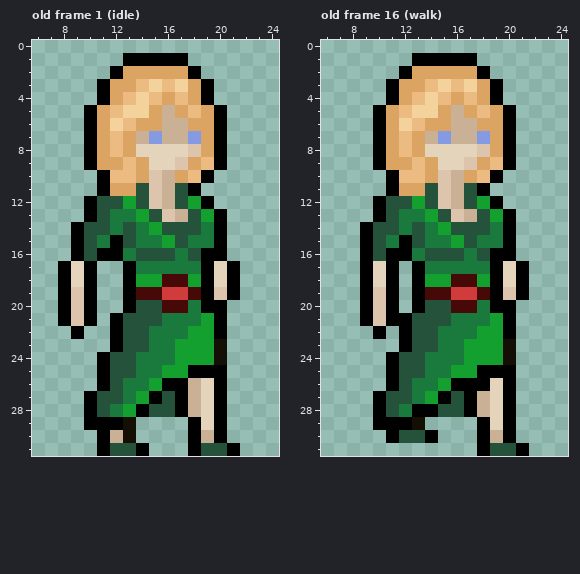
File history of a pixel-art file, Assets/Art/Sprites/wizard.ase. The first picture shows the starting point.
32x32 pixels, 38 frames. Shown: old frame 1 (idle): x 6..24, y 0..31; old frame 16 (walk): x 6..24, y 0..31. The commit also changed other frames, which this record leaves out.
The same view after the edit:
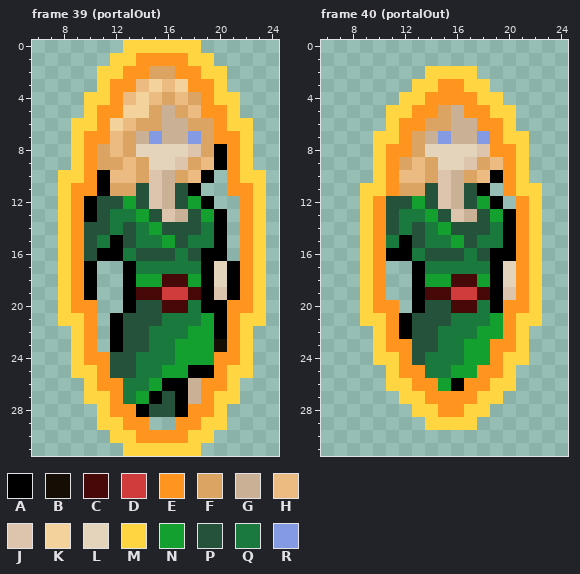
Palette (. is transparent): A #000000  B #140e05  C #470808  D #d03c3c  E #ff951f  F #dba463  G #cab196  H #ebbb82  J #dcc5ac  K #f4d29c  L #e4d4bb  M #ffd541  N #14a02e  P #24523b  Q #1a7a3e  R #849be4
A new or re-ordered frame is compared with the old frame closest to it.
Change:
frames 38 -> 46
layer "Effects" added
--- frame 39 (portalOut) is new; against old frame 1 (idle), layers "Effects", "char"
@@ x 6..24 @@
- 0 ...................
- 1 .......AAAAA.......
- 2 ......AFFFFFA......
- 3 .....AFFHKHKFA.....
- 4 .....AFHKHFHFA.....
- 5 ....AFHKKFGFHFA....
- 6 ....AFKHFFGGFFA....
- 7 ....AFHFGRGGRFA....
- 8 ....AFHFLLLLJFA....
- 9 ....AFFHFLLJFHA....
-10 .....AHHFJGFHA.....
-11 .....AFFPJGPA......
-12 ....APPNPJGPNA.....
-13 ....APQQNPJGPNA....
-14 ...APPQPQNPPPQA....
-15 ...APQAPQQNPQQA....
-16 ...APAAQPPPQPAA....
-17 ..ALA..AQQQQQALA...
-18 ..ALA..ANNCCNALA...
-19 ..AJA..ACCDDCAJA...
-20 ..AJA..APPCCQAA....
-21 ..AJA.APPPQQQNA....
-22 ...A..APPQQQNNA....
-23 ......APPQQNNNB....
-24 .....APPQQQNNNB....
-25 .....APPQQNNAAA....
-26 .....APQQNAAGLA....
-27 ....APPQNAPAGLA....
-28 ....APQNAPPAGLA....
-29 ....AAAB....ALA....
-30 .....AGB....AGA....
-31 .....APPA...APPA...
+ 0 .......MMMMMM......
+ 1 ......MMEEEEMM.....
+ 2 .....MMEEFFEEMM....
+ 3 .....MEEHKHKEEM....
+ 4 ....MMEHKHFHFEMM...
+ 5 ....MEEKKFGFHEEM...
+ 6 ...MMEKHFFGGFFEMM..
+ 7 ...MEEHFGRGGRFEEM..
+ 8 ...MEFHFLLLLJFAEM..
+ 9 ...MEFFHFLLJFHAEM..
+10 ..MMEAHHFJGFHA.EMM.
+11 ..MEEAFFPJGPA..EEM.
+12 ..MEAPPNPJGPNA..EM.
+13 ..MEAPQQNPJGPNA.EM.
+14 ..MEPPQPQNPPPQA.EM.
+15 ..MEPQAPQQNPQQA.EM.
+16 ..MEPAAQPPPQPAA.EM.
+17 ..MEA..AQQQQQALAEM.
+18 ..MEA..ANNCCNALAEM.
+19 ..MEA..ACCDDCAJAEM.
+20 ..MEE..APPCCQAAEEM.
+21 ..MME.APPPQQQNAEMM.
+22 ...ME.APPQQQNNAEM..
+23 ...ME.APPQQNNNBEM..
+24 ...MEEPPQQQNNNEEM..
+25 ...MMEPPQQNNAAEMM..
+26 ....MEEQQNAAGEEM...
+27 ....MMEQNAPAGEMM...
+28 .....MEEAPPAEEM....
+29 .....MMEE..EEMM....
+30 ......MMEEEEMM.....
+31 .......MMMMMM......
--- frame 40 (portalOut) is new; against old frame 16 (walk), layers "Effects", "char"
@@ x 6..24 @@
  0 ...................
- 1 .......AAAAA.......
- 2 ......AFFFFFA......
- 3 .....AFFHKHKFA.....
- 4 .....AFHKHFHFA.....
- 5 ....AFHKKFGFHFA....
- 6 ....AFKHFFGGFFA....
- 7 ....AFHFGRGGRFA....
- 8 ....AFHFLLLLJFA....
- 9 ....AFFHFLLJFHA....
-10 .....AHHFJGFHA.....
-11 .....AFFPJGPA......
-12 ....APPNPJGPNA.....
-13 ....APQQNPJGPNA....
-14 ...APPQPQNPPPQA....
-15 ...APQAPQQNPQQA....
-16 ...APAAQPPPQPAA....
-17 ...ALA.AQQQQQALA...
-18 ...ALA.ANNCCNALA...
-19 ...AJA.ACCDDCAJA...
-20 ...AJA.APPCCQAA....
-21 ...AJAAPPPQQQNA....
-22 ....A.APPQQQNNA....
-23 ......APPQQNNNB....
-24 .....APPQQQNNNB....
-25 .....APPQQNNAAA....
-26 .....APQQNAAALA....
-27 ....APPQNAPAGLA....
-28 ....APQAAPPAGLA....
-29 ....AAAB....ALA....
-30 .....APPA...AGA....
-31 ............APPA...
+ 1 ...................
+ 2 ........MMMM.......
+ 3 .......MMEEMM......
+ 4 ......MMEEEEMM.....
+ 5 .....MMEEFGEEMM....
+ 6 .....MEEFFGGEEM....
+ 7 ....MMEFGRGGREMM...
+ 8 ....MEEFLLLLJEEM...
+ 9 ....MEFHFLLJFHEM...
+10 ....MEHHFJGFHAEM...
+11 ...MMEFFPJGPA.EMM..
+12 ...MEPPNPJGPNA.EM..
+13 ...MEPQQNPJGPNAEM..
+14 ...MEPQPQNPPPQAEM..
+15 ...MEQAPQQNPQQAEM..
+16 ...MEAAQPPPQPAAEM..
+17 ...ME..AQQQQQALEM..
+18 ...ME..ANNCCNALEM..
+19 ...ME..ACCDDCAJEM..
+20 ...MEE.APPCCQAEEM..
+21 ...MMEAPPPQQQNEMM..
+22 ....MEAPPQQQNNEM...
+23 ....MEEPPQQNNEEM...
+24 ....MMEPQQQNNEMM...
+25 .....MEEQQNNEEM....
+26 .....MMEENAEEMM....
+27 ......MMEEEEMM.....
+28 .......MMEEMM......
+29 ........MMMM.......
+30 ...................
+31 ...................
